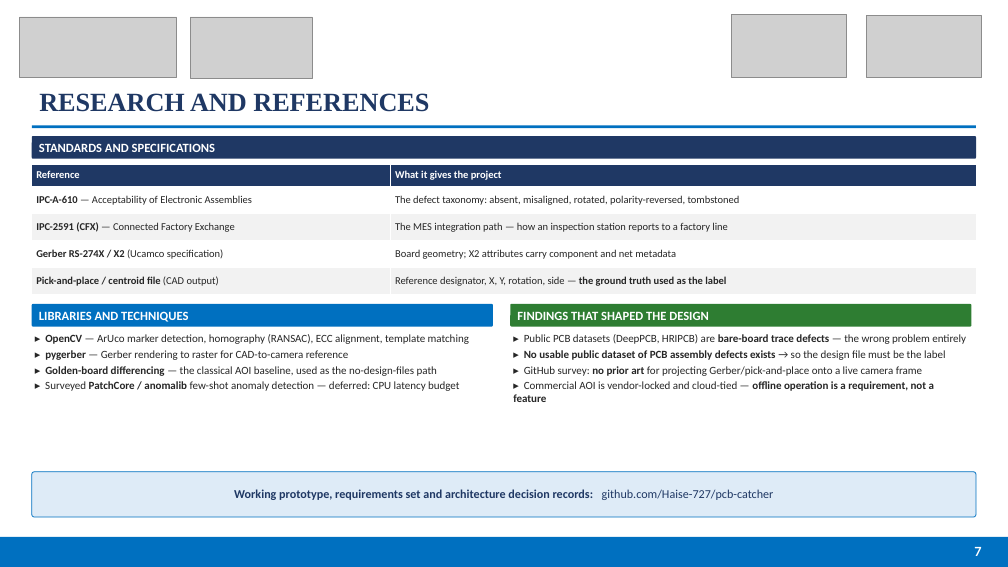
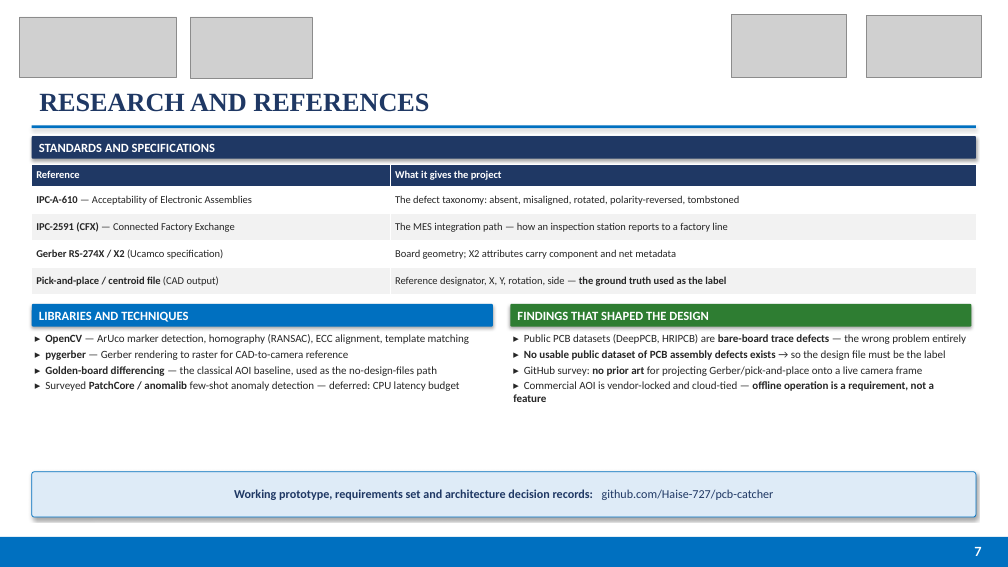
Before and after one commit to Haise-727/pcb-catcher, a slide deck: slide 7 of docs/presentation/GerberEye_VITISH2026_Idea.pptx. Drawn at 1008x567 pixels with LibreOffice and Linux fonts; fonts in the diff are those of the drawing; grey boxes stand for pictures. Boxes give left, top, right and bottom in pixels: in the first picture for what was removed or moved away, otherwise in the second. Text is boxed around its words. In the diff, an @@ line names an element or a change of style, - is before the commit and + after.

```diff
--- a/docs/presentation/GerberEye_VITISH2026_Idea.pptx
+++ b/docs/presentation/GerberEye_VITISH2026_Idea.pptx
@@ shadow on in 5 elements at [32, 136, 976, 159], [32, 304, 493, 327], [510, 304, 972, 327], [32, 472, 976, 517], [32, 126, 976, 128] @@
@@ table at [32, 165, 976, 295] @@
@@ borders changed @@
```
Also in this commit, not shown: 6 other slides changed.
